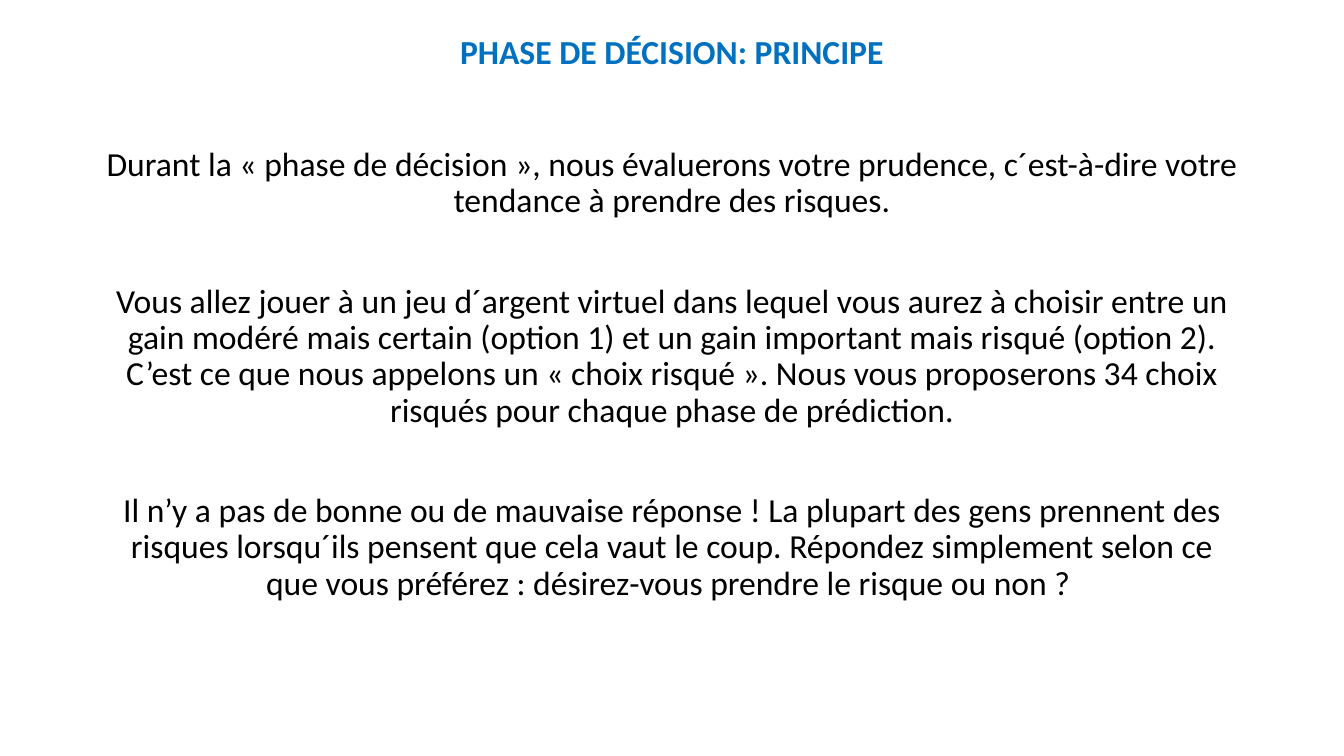
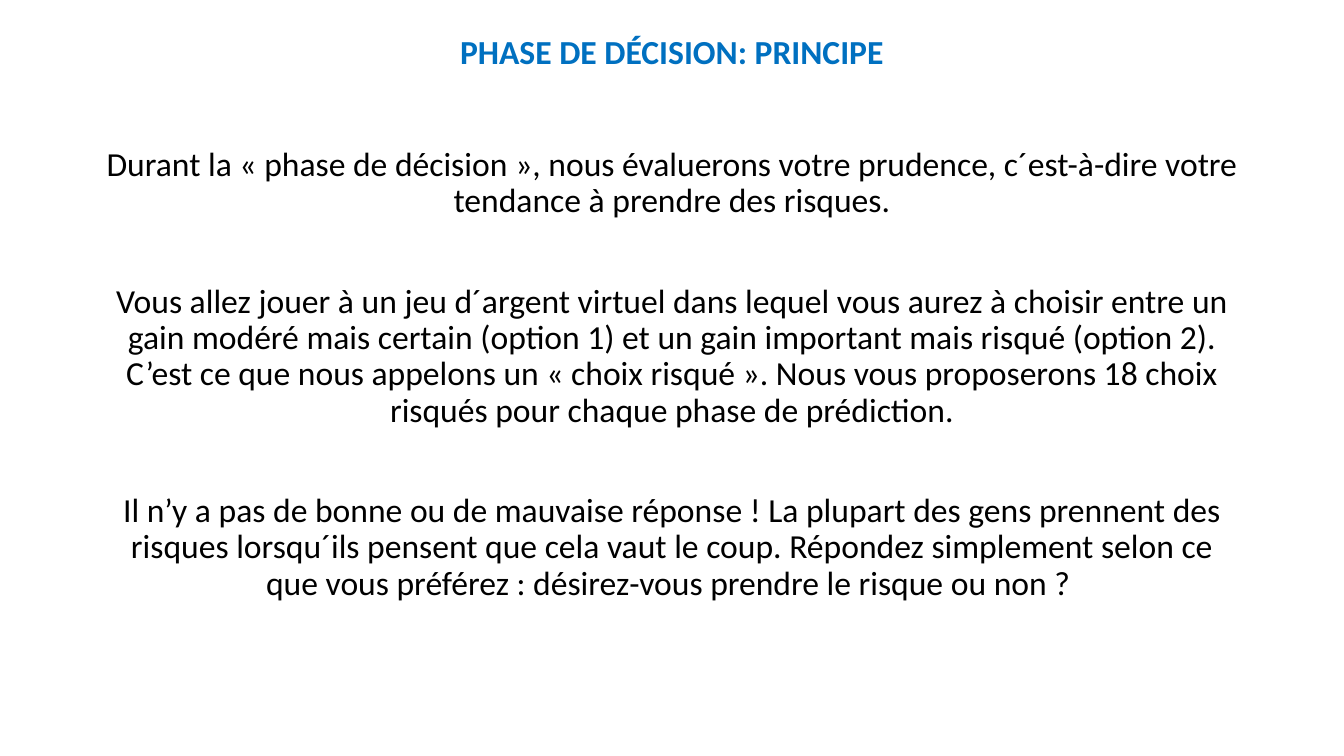
Before and after one commit to MBB-team/Online_Testing, a slide deck: slide 3 of src/mod_DPD_task/stimuli/instructions/instructionsDPD.pptx. Drawn at 1344x756 pixels with LibreOffice and Linux fonts; fonts in the diff are those of the drawing. Boxes give left, top, right and bottom in pixels: in the first picture for what was removed or moved away, otherwise in the second. Text is boxed around its words. In the diff, an @@ line names an element or a change of style, - is before the commit and + after.

```diff
--- a/src/mod_DPD_task/stimuli/instructions/instructionsDPD.pptx
+++ b/src/mod_DPD_task/stimuli/instructions/instructionsDPD.pptx
@@ text at (116, 289, 1227, 428): text changed @@
-Vous allez jouer à un jeu d´argent virtuel dans lequel vous aurez à choisir entre un gain modéré mais certain (option 1) et un gain important mais risqué (option 2). C’est ce que nous appelons un « choix risqué ». Nous vous proposerons 34 choix risqués pour chaque phase de prédiction.
+Vous allez jouer à un jeu d´argent virtuel dans lequel vous aurez à choisir entre un gain modéré mais certain (option 1) et un gain important mais risqué (option 2). C’est ce que nous appelons un « choix risqué ». Nous vous proposerons 18 choix risqués pour chaque phase de prédiction.
```
Also in this commit, not shown: 2 other slides changed, 7 other files.
